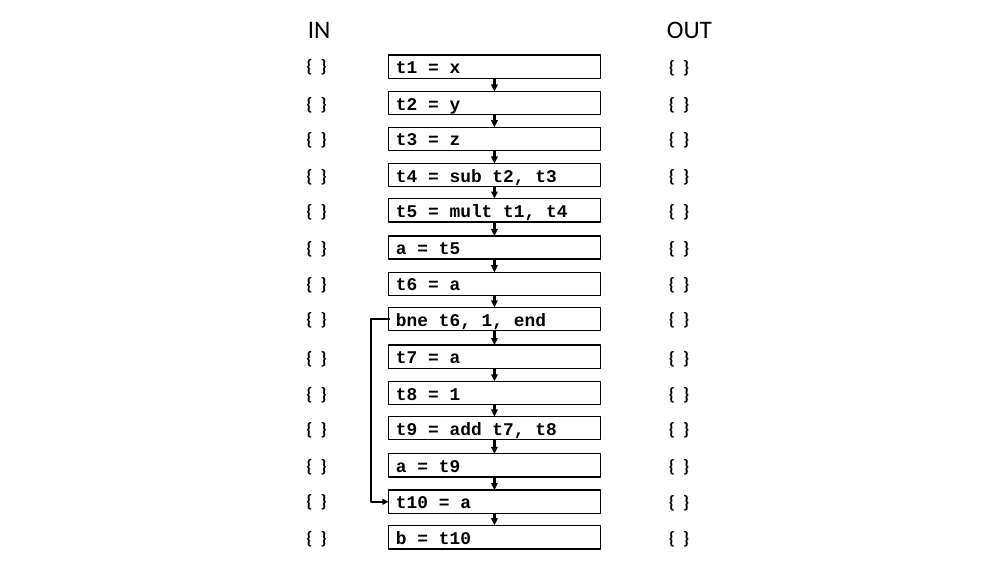
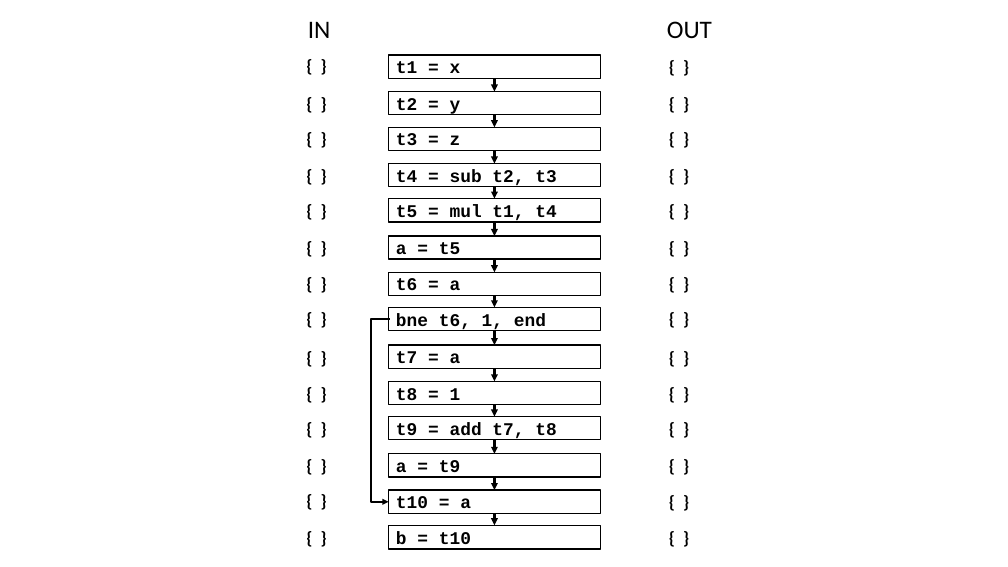
Before and after one commit to nivshani/compilation, a slide deck: slide 16 of slides/register_allocation.pptx (slide 12 before the commit). Drawn at 1008x567 pixels with LibreOffice and Linux fonts; fonts in the diff are those of the drawing. Boxes give left, top, right and bottom in pixels: in the first picture for what was removed or moved away, otherwise in the second. Text is boxed around its words. In the diff, an @@ line names an element or a change of style, - is before the commit and + after.

```diff
--- a/slides/register_allocation.pptx
+++ b/slides/register_allocation.pptx
@@ text in rectangle at box(396, 205, 556, 223): text changed @@
-t5 = mult t1, t4
+t5 = mul t1, t4
```
Also in this commit, not shown: 37 other slides changed, 7 slides added, 3 slides removed, 1 other file.
